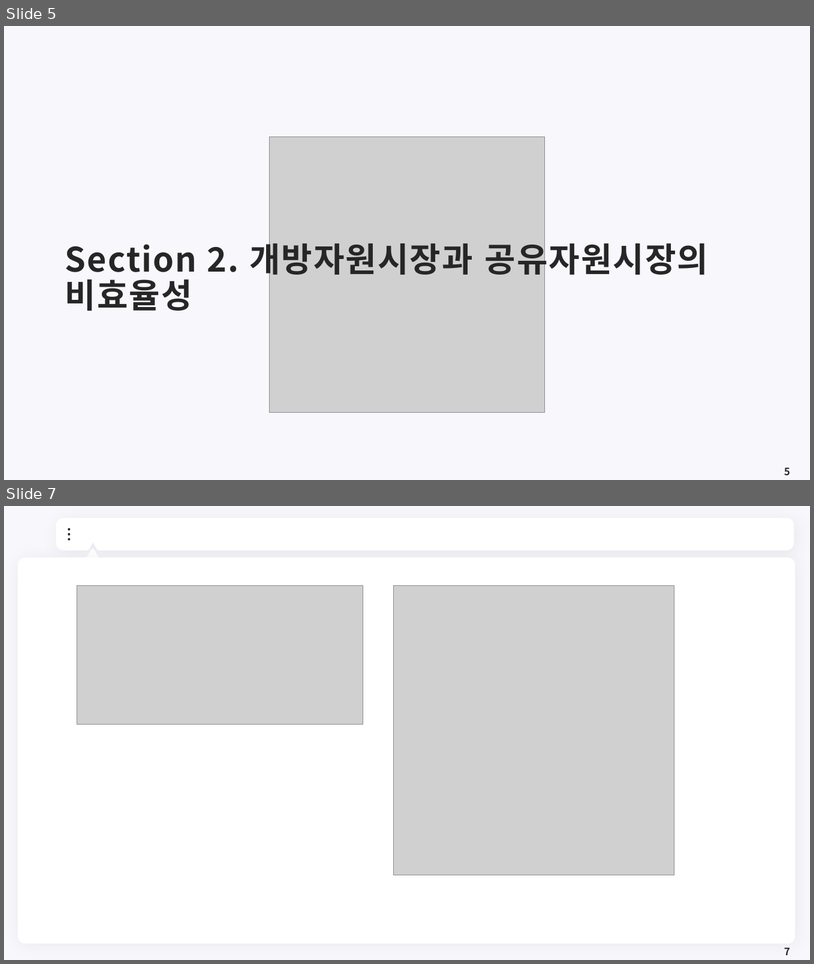
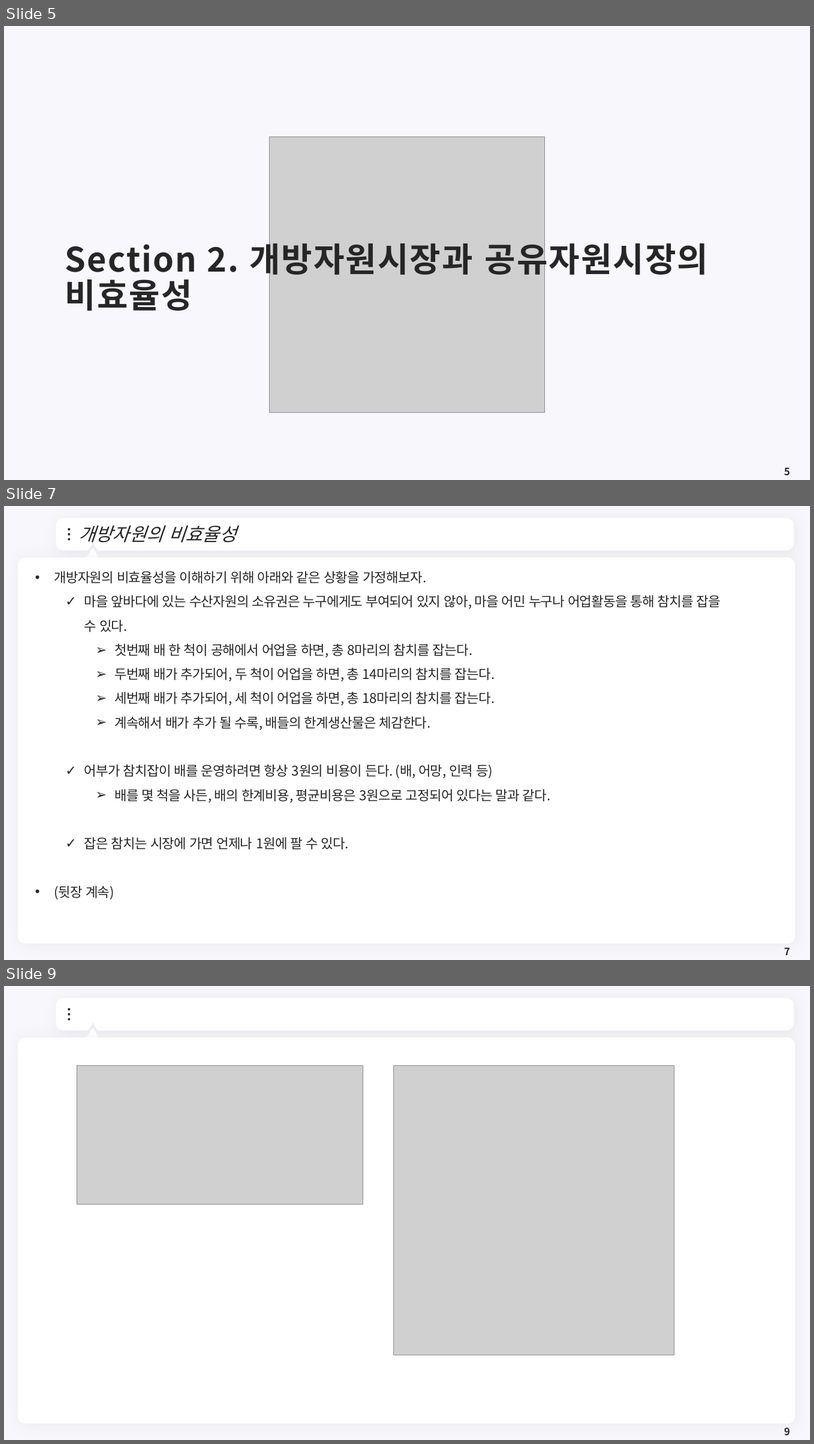
Before and after one commit to meandthey/Teaching, a slide deck: 환경경제학/2026-1/환경경제학_Chapter_04.pptx. Shown one above the other, each under a label of ours: slides 5 and 7 before the commit, slides 5, 7 and 9 after it; the slides between them are not shown. The pictures are 814x964 and 814x1444 pixels, drawn with LibreOffice and Linux fonts; fonts in the diff are those of the drawing; grey boxes stand for pictures; background and template pictures are left out. Boxes give left, top, right and bottom in pixels: in the first picture for what was removed or moved away, otherwise in the second. Text is boxed around its words. In the diff, an @@ line names an element or a change of style, - is before the commit and + after.

```diff
--- a/환경경제학/2026-1/환경경제학_Chapter_04.pptx
+++ b/환경경제학/2026-1/환경경제학_Chapter_04.pptx
@@ slide 7 added at [4, 506, 810, 960], background #F8F7FC; not listed: 7 template elements that a slide beside it also shows @@
@@ title added at [78, 525, 236, 543], 22 pt, text #262626, italic @@
+개방자원의 비효율성
@@ text added at [54, 571, 721, 900], 16 pt, text #262626 @@
+• 개방자원의 비효율성을 이해하기 위해 아래와 같은 상황을 가정해보자.
+  ✓ 마을 앞바다에 있는 수산자원의 소유권은 누구에게도 부여되어 있지 않아, 마을 어민 누구나 어업활동을 통해 참치를 잡을 수 있다.
+    ➢ 첫번째 배 한 척이 공해에서 어업을 하면, 총 8마리의 참치를 잡는다.
+    ➢ 두번째 배가 추가되어, 두 척이 어업을 하면, 총 14마리의 참치를 잡는다.
+    ➢ 세번째 배가 추가되어, 세 척이 어업을 하면, 총 18마리의 참치를 잡는다.
+    ➢ 계속해서 배가 추가 될 수록, 배들의 한계생산물은 체감한다.
+  ✓ 어부가 참치잡이 배를 운영하려면 항상 3원의 비용이 든다. (배, 어망, 인력 등)
+    ➢ 배를 몇 척을 사든, 배의 한계비용, 평균비용은 3원으로 고정되어 있다는 말과 같다.
+  ✓ 잡은 참치는 시장에 가면 언제나 1원에 팔 수 있다.
+• (뒷장 계속)
@@ page number added at [785, 947, 791, 955], 12 pt, text #262626, bold @@
+7
@@ what was slide 7 is now slide 9 @@
@@ page number at [785, 1427, 791, 1435]: text changed @@
-7
+9
```
Also in this commit, not shown: 2 slides changed, 1 other slide added, 3 other files.
